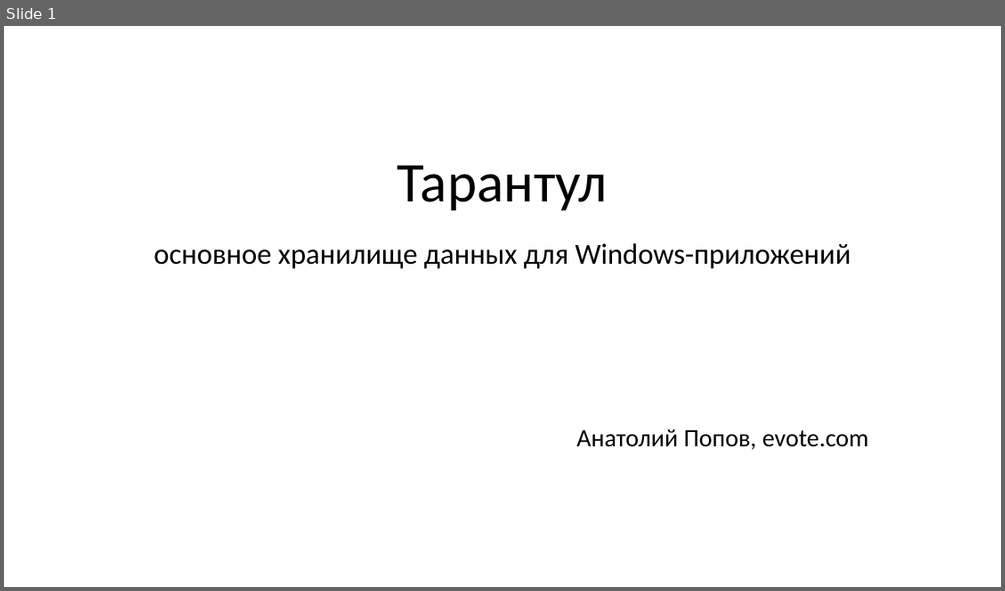
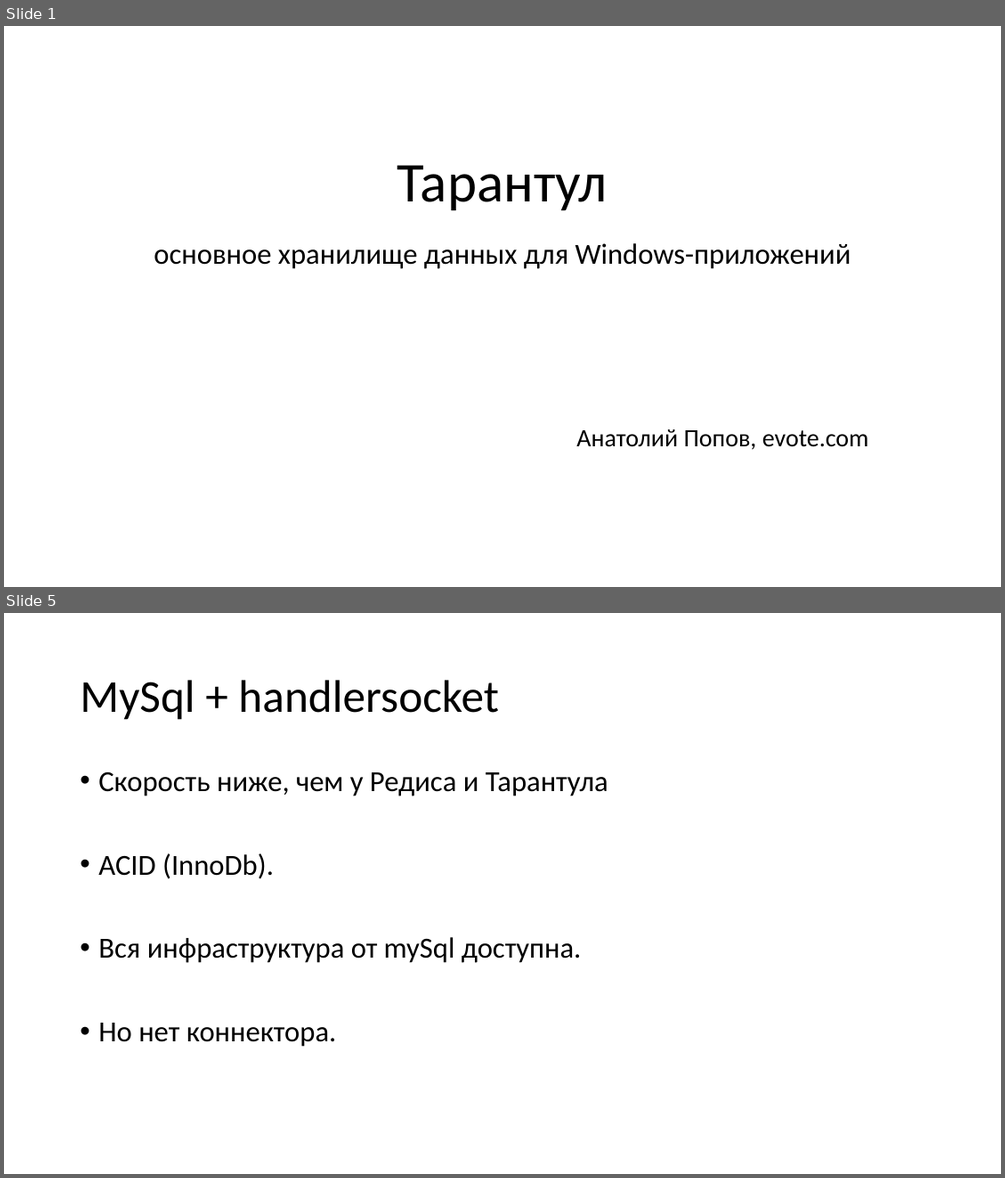
Before and after one commit to aensidhe/presentations, a slide deck: 2017/02/Tarantool for windows applications/Presentation.pptx. Shown one above the other, each under a label of ours: slide 1 before the commit, slides 1 and 5 after it; the slides between them are not shown. The pictures are 1005x591 and 1005x1178 pixels, drawn with LibreOffice and Linux fonts; fonts in the diff are those of the drawing. Boxes give left, top, right and bottom in pixels: in the first picture for what was removed or moved away, otherwise in the second. Text is boxed around its words. In the diff, an @@ line names an element or a change of style, - is before the commit and + after.

```diff
--- a/2017/02/Tarantool for windows applications/Presentation.pptx
+++ b/2017/02/Tarantool for windows applications/Presentation.pptx
@@ slide 5 added at (4, 613, 1001, 1174), background #FFFFFF @@
@@ title added at (80, 680, 499, 720), 44 pt, text #000000 @@
+MySql + handlersocket
@@ text added at (98, 771, 608, 1046), 28 pt, text #000000 @@
+• Скорость ниже, чем у Редиса и Тарантула
+• ACID (InnoDb).
+• Вся инфраструктура от mySql доступна.
+• Но нет коннектора.
```
Also in this commit, not shown: 9 slides changed, 7 other slides added, 3 slides removed, 1 other file.
